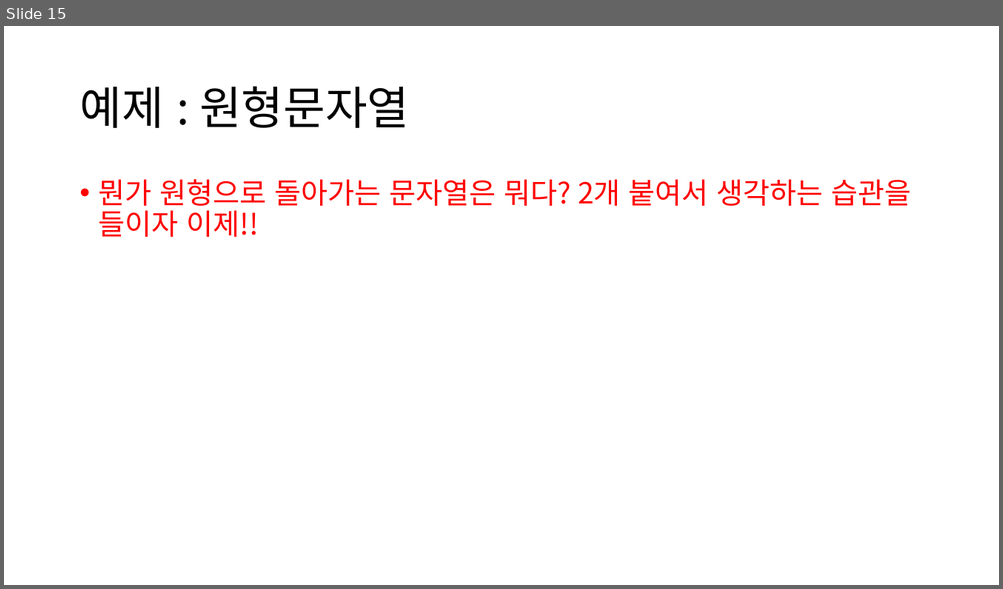
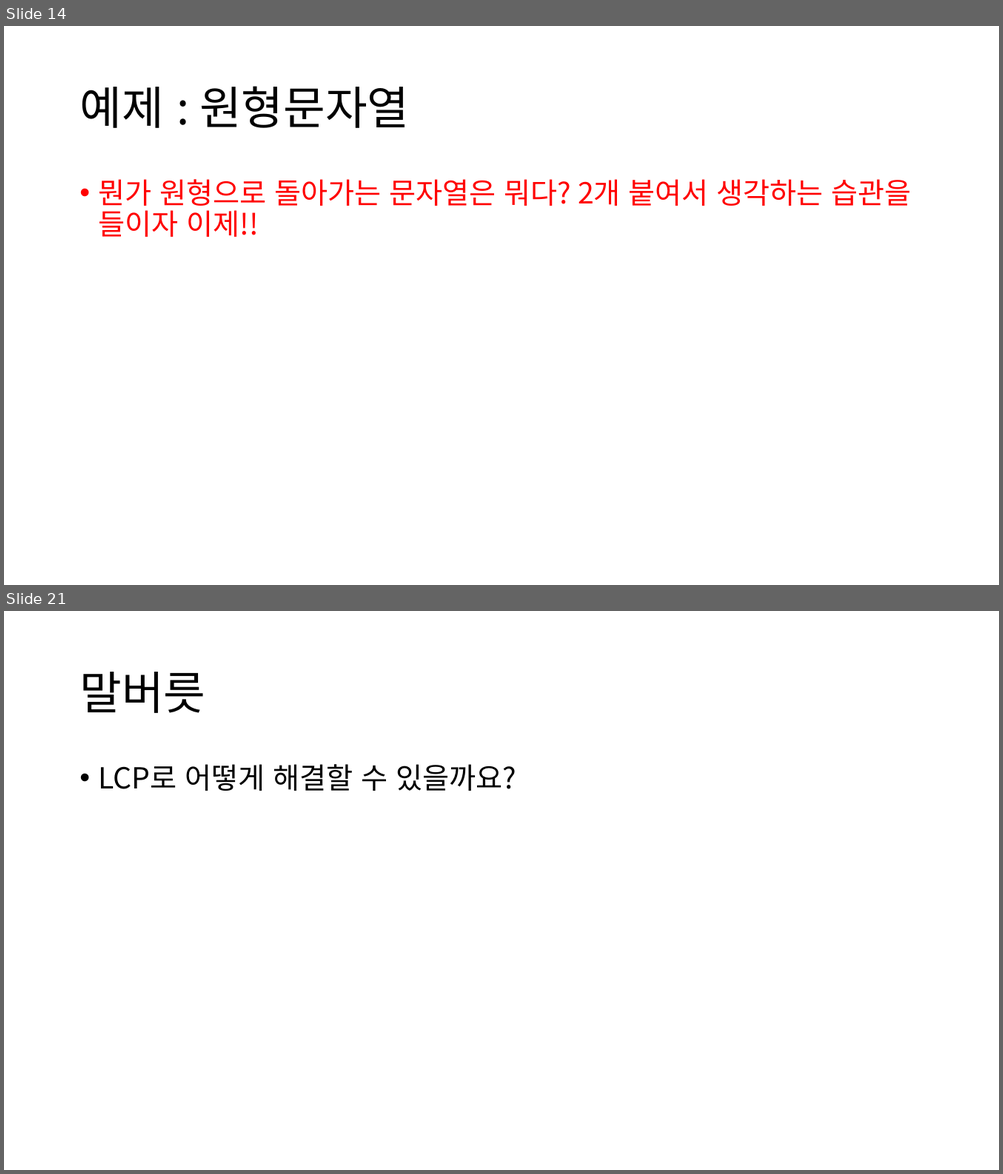
Before and after one commit to ALGOSOPT/algosopt, a slide deck: Chapter20/접미사배열ppt.pptx. Shown one above the other, each under a label of ours: slide 15 before the commit, slides 14 and 21 after it; the slides between them are not shown. The pictures are 1003x589 and 1003x1174 pixels, drawn with LibreOffice and Linux fonts; fonts in the diff are those of the drawing. Boxes give left, top, right and bottom in pixels: in the first picture for what was removed or moved away, otherwise in the second. Text is boxed around its words. In the diff, an @@ line names an element or a change of style, - is before the commit and + after.

```diff
--- a/Chapter20/접미사배열ppt.pptx
+++ b/Chapter20/접미사배열ppt.pptx
@@ slide 21 added at <box>4,611,999,1170</box>, background #FFFFFF @@
@@ title added at <box>79,672,205,713</box>, 44 pt, text #000000 @@
+말버릇
@@ text added at <box>99,764,516,791</box>, 28 pt, text #000000 @@
+• LCP로 어떻게 해결할 수 있을까요?
@@ what was slide 15 is now slide 14 @@
```
Also in this commit, not shown: 5 slides changed, 8 other slides added, 3 slides removed, 4 other files.
